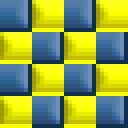
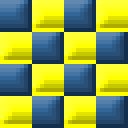
Two versions of the same layered image (128x128). Layer-by-layer changes:
pixels changed over [0, 0, 128, 124] (layer not identified)
